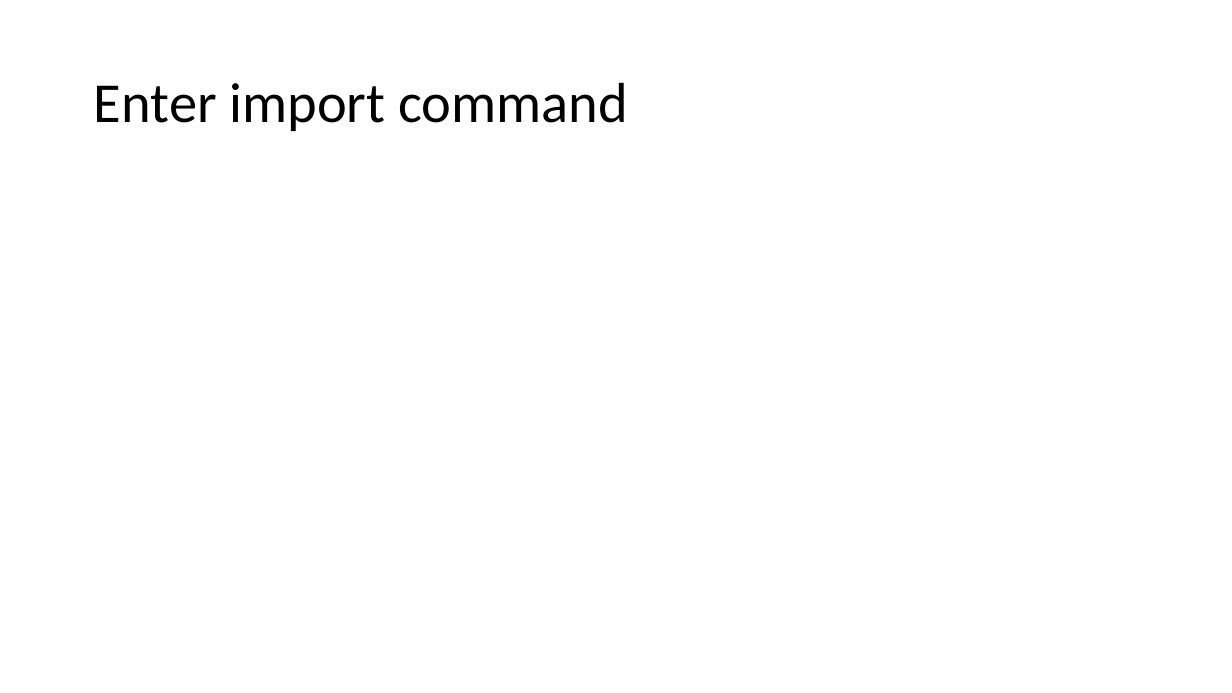
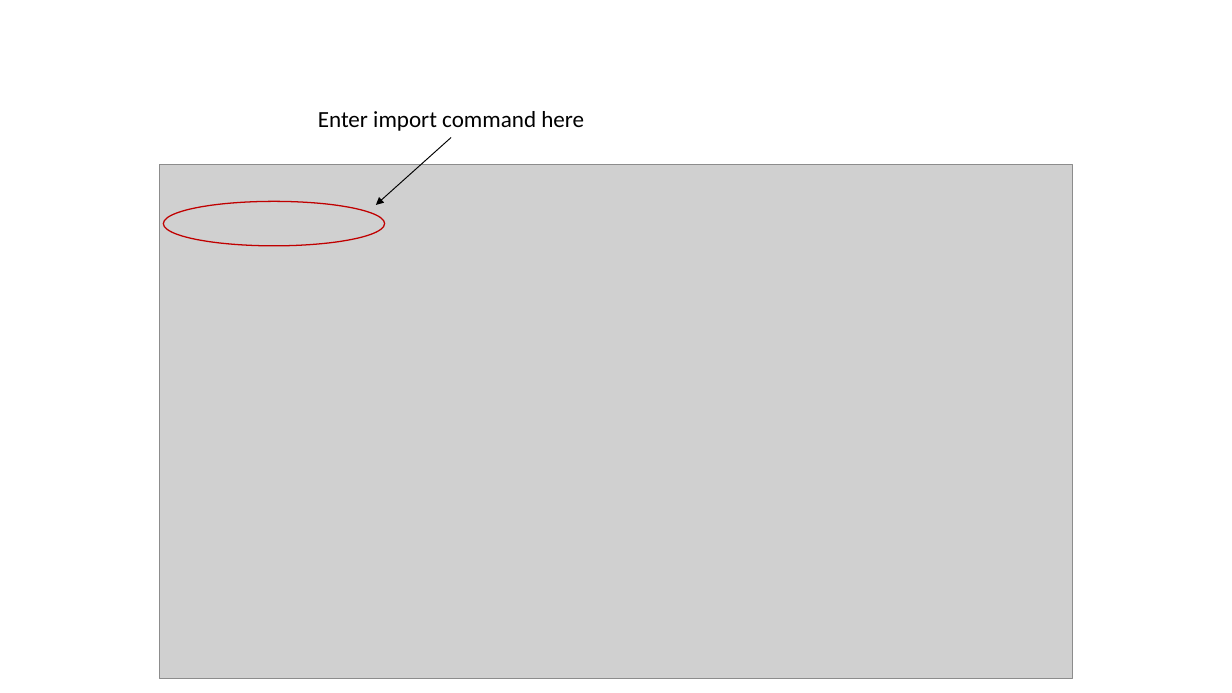
Before and after one commit to shaniceabigail/3VIA, a slide deck: slide 2 of docs/figures/ImportUserGuide.pptx. Drawn at 1232x693 pixels with LibreOffice and Linux fonts; fonts in the diff are those of the drawing; grey boxes stand for pictures. Boxes give left, top, right and bottom in pixels: in the first picture for what was removed or moved away, otherwise in the second. Text is boxed around its words. In the diff, an @@ line names an element or a change of style, - is before the commit and + after.

```diff
--- a/docs/figures/ImportUserGuide.pptx
+++ b/docs/figures/ImportUserGuide.pptx
@@ text "Enter import command here" at (318, 111, 584, 131): vertical alignment middle to top @@
@@ text at (318, 111, 584, 131): text changed; size 44 to 18 pt @@
-Enter import command
+Enter import command here
@@ arrow added from (451, 138) to (376, 205), #000000 0.75 pt @@
@@ picture added at (159, 165, 1073, 678) @@
@@ ellipse added at (164, 201, 384, 246), outline #C00000 1 pt @@
```
Also in this commit, not shown: 1 other slide changed, 1 slide added, 5 other files.
